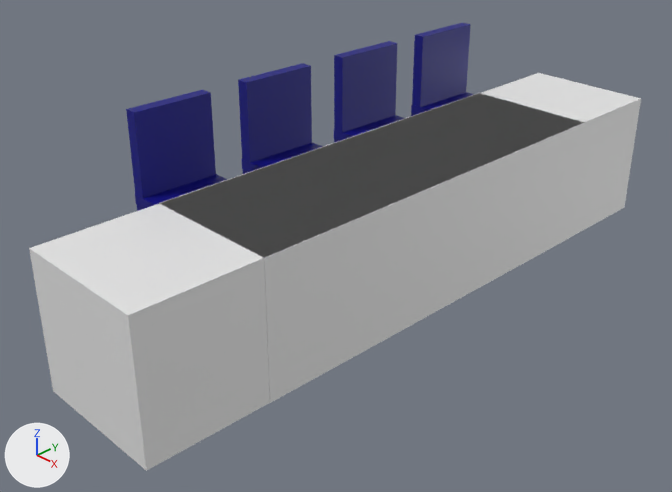
An edit to the Blender file theroom/excersizes/teater/seatrow_blue.blend, drawn before and after from the same camera.
Rendered twice from a 50 mm camera at (9.29, -9.07, 5.89) aimed at (0.64, -0.71, -0.26). Lighting does not change. The marker at lower left points along +X, +Y and +Z.

In view in the first picture: '4chair', 'carpet.zone', 'front.zone'.
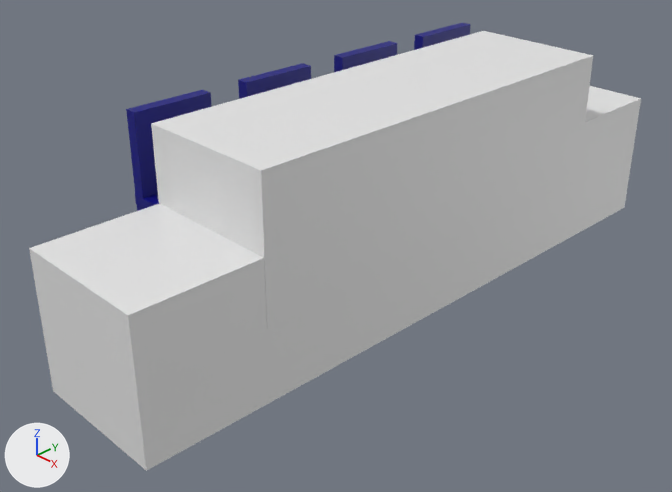
Commit message: Adjusted front.zone for seatrows.

Pixel boxes (x1, y1, x2, y2) of what changed, in the pictures (672 x 492 px):
```json
{"object": "front.zone", "change": "moved", "before": [160, 93, 585, 403], "after": [151, 31, 593, 329]}
{"object": "4chair", "change": "unchanged, covered by the edit", "before": [126, 23, 474, 211], "after": [126, 23, 470, 211]}
```

Scene script edits in JSON lines:
```json
{"op": "set", "path": "ob_front_zone.location", "old": "(1.03, 0.04, 0.0)", "new": "(1.03, 0.04, 1.06)"}
```
